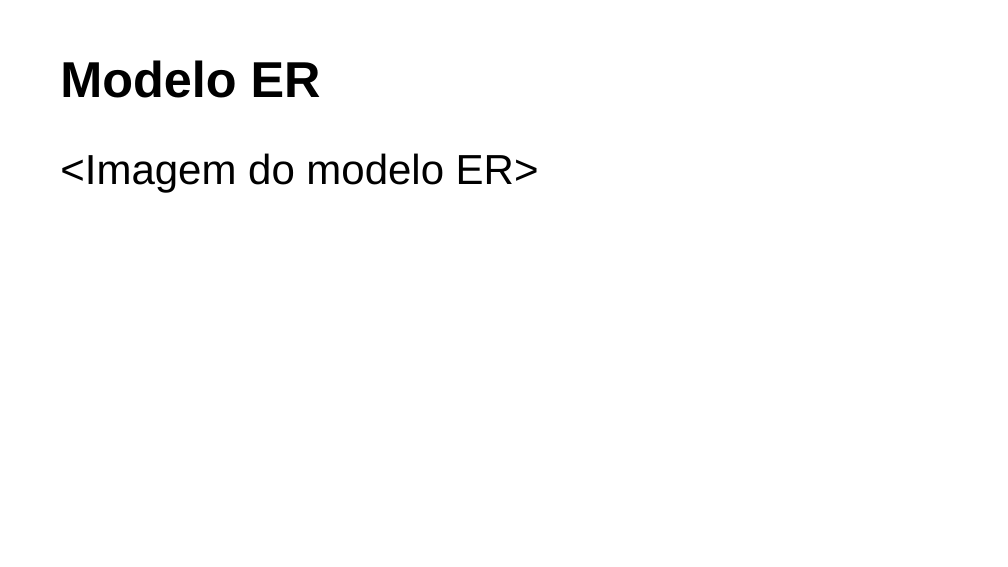
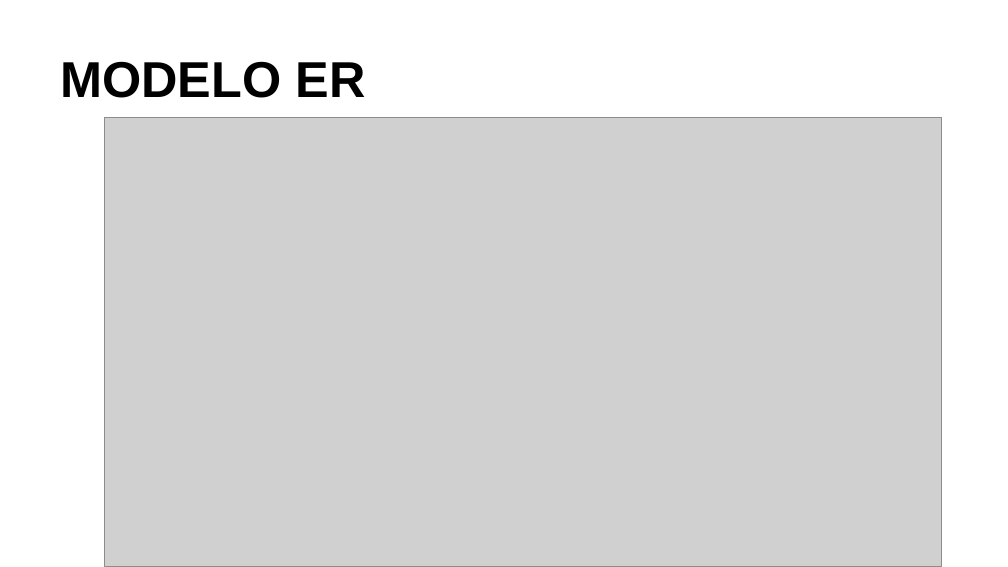
Before and after one commit to cwi-crescer-2017-1/jomar.cardoso, a slide deck: slide 8 of modulo-02/Tarefa 2/Modelo de Apresentação - Crescer 2017-1.pptx (slide 6 before the commit). Drawn at 1008x567 pixels with LibreOffice and Linux fonts; fonts in the diff are those of the drawing; grey boxes stand for pictures. Boxes give left, top, right and bottom in pixels: in the first picture for what was removed or moved away, otherwise in the second. Text is boxed around its words. In the diff, an @@ line names an element or a change of style, - is before the commit and + after.

```diff
--- a/modulo-02/Tarefa 2/Modelo de Apresentação - Crescer 2017-1.pptx
+++ b/modulo-02/Tarefa 2/Modelo de Apresentação - Crescer 2017-1.pptx
@@ title at bbox=[60, 61, 366, 98]: text changed @@
-Modelo ER
+MODELO ER
@@ picture added at bbox=[105, 117, 941, 566] @@
@@ text removed at bbox=[60, 153, 539, 192] @@
-<Imagem do modelo ER>
```
Also in this commit, not shown: 4 other slides changed, 4 slides added, 2 slides removed, 13 other files.
